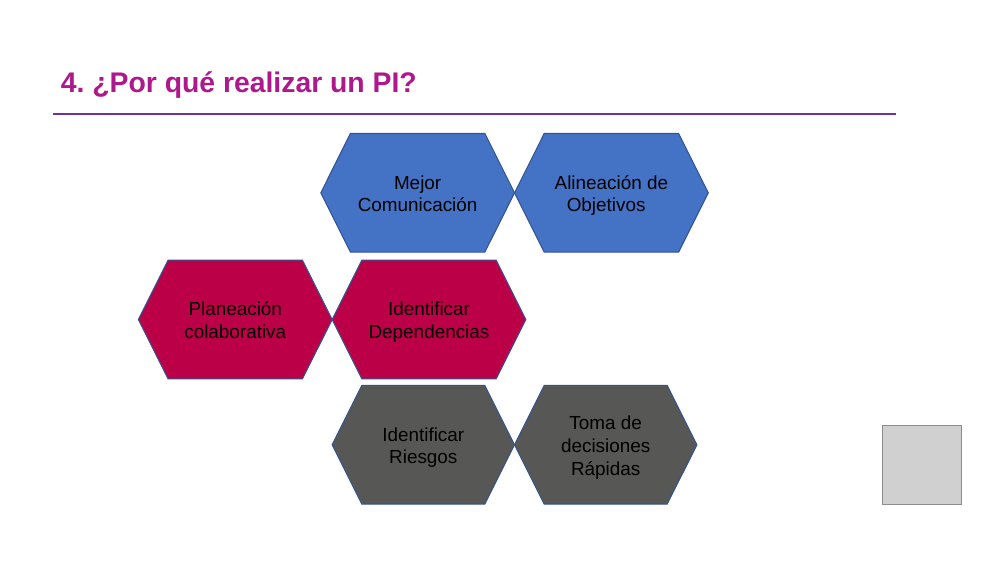
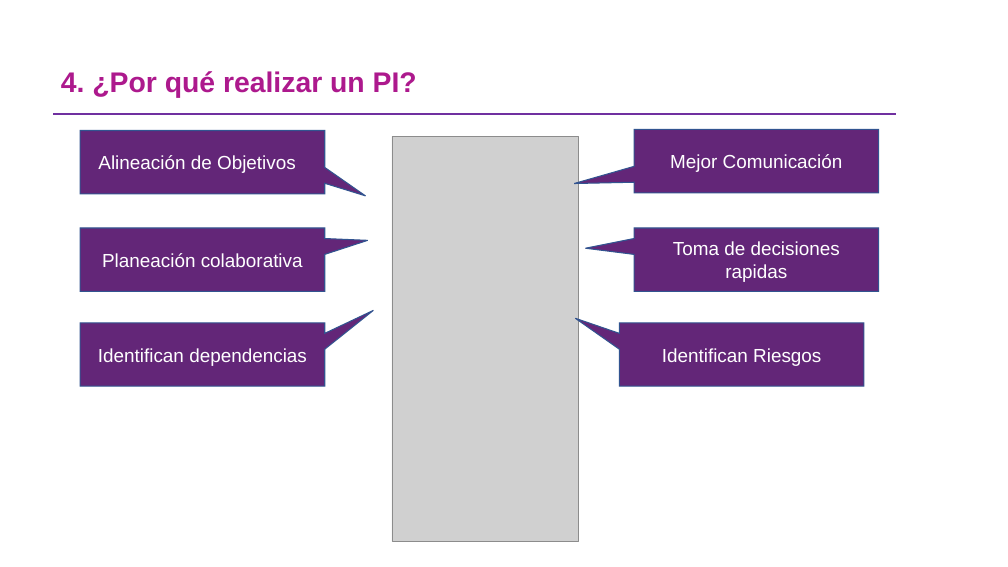
Before and after one commit to omesan/Agile, a slide deck: slide 5 of Stefanini/Stefanini.Clientes/Stefanini.Cliente.Experian/Guia PIPlanning _ExperianV1.0.pptx. Drawn at 1008x567 pixels with LibreOffice and Linux fonts; fonts in the diff are those of the drawing; grey boxes stand for pictures; background and template pictures are left out. Boxes give left, top, right and bottom in pixels: in the first picture for what was removed or moved away, otherwise in the second. Text is boxed around its words. In the diff, an @@ line names an element or a change of style, - is before the commit and + after.

```diff
--- a/Stefanini/Stefanini.Clientes/Stefanini.Cliente.Experian/Guia PIPlanning _ExperianV1.0.pptx
+++ b/Stefanini/Stefanini.Clientes/Stefanini.Cliente.Experian/Guia PIPlanning _ExperianV1.0.pptx
@@ speech box "Alineación de Objetivos" at (x1=80, y1=131, x2=325, y2=194): text colour #000000 to #FFFFFF; hexagon to speech box; fill #4472C4 to #632678 @@
@@ speech box "Alineación de Objetivos" resized from (x1=515, y1=134, x2=709, y2=253) to (x1=80, y1=131, x2=325, y2=194) @@
@@ picture added at (x1=392, y1=136, x2=578, y2=541) @@
@@ speech box "Mejor Comunicación" resized from (x1=321, y1=134, x2=514, y2=253) to (x1=634, y1=129, x2=879, y2=193) @@
@@ speech box "Mejor Comunicación" at (x1=634, y1=129, x2=879, y2=193): text colour #000000 to #FFFFFF; hexagon to speech box; fill #4472C4 to #632678 @@
@@ speech box "Planeación colaborativa" resized from (x1=138, y1=260, x2=332, y2=379) to (x1=80, y1=228, x2=325, y2=292) @@
@@ speech box "Planeación colaborativa" at (x1=80, y1=228, x2=325, y2=292): text colour #000000 to #FFFFFF; hexagon to speech box; fill #BB0048 to #632678 @@
@@ speech box added at (x1=634, y1=228, x2=879, y2=292), fill #632678, outline #325491 1 pt, 18 pt, text #FFFFFF @@
+Toma de decisiones rapidas
@@ hexagon removed at (x1=332, y1=260, x2=526, y2=379) @@
-Identificar Dependencias
@@ speech box added at (x1=80, y1=323, x2=325, y2=386), fill #632678, outline #325491 1 pt, 18 pt, text #FFFFFF @@
+Identifican dependencias
@@ speech box added at (x1=619, y1=323, x2=864, y2=386), fill #632678, outline #325491 1 pt, 18 pt, text #FFFFFF @@
+Identifican Riesgos
@@ hexagon removed at (x1=332, y1=386, x2=514, y2=504) @@
-Identificar Riesgos
@@ hexagon removed at (x1=515, y1=386, x2=697, y2=504) @@
-Toma de decisiones Rápidas
@@ picture removed at (x1=883, y1=426, x2=962, y2=504) @@
```
Also in this commit, not shown: 7 other slides changed, 1 slide added, 3 other files.
